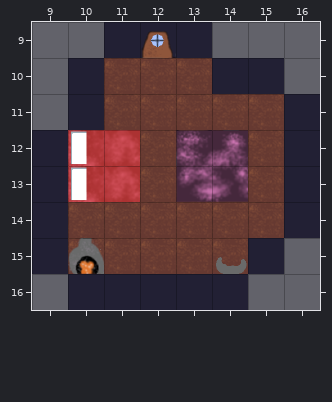
Tiled map, stored at Content/house.tmx. Above: the version before the commit.
Cells are 64x64 px. Shown: x 9..16, y 9..16.
The result:
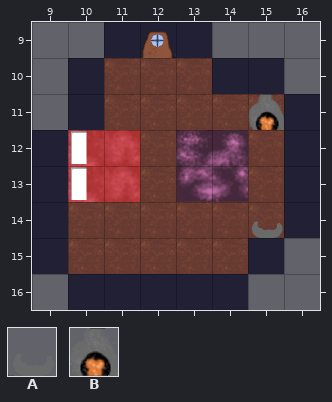
Key: from "home_tilemap": A 5, B 6.
_ is an empty cell.
The exact change:
Layer "Part":
y 11: x 15 _ -> B
y 14: x 15 _ -> A
y 15: x 10 B -> _; x 14 A -> _
Pixel boxes of the changes (left, top, right, bottom) in both pictures:
added: (248, 94, 284, 130)
changed: (212, 221, 283, 274)
removed: (68, 238, 104, 274)
